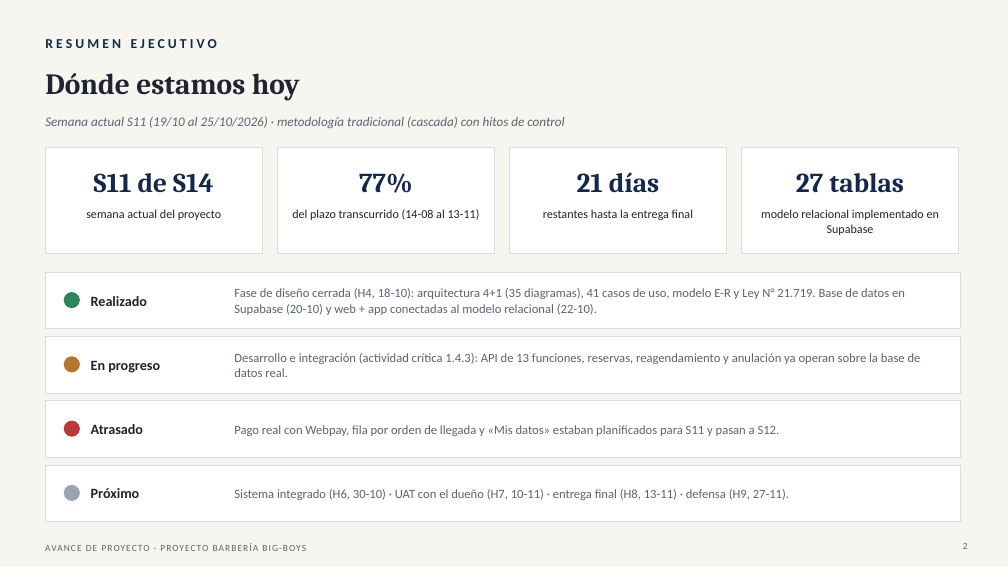
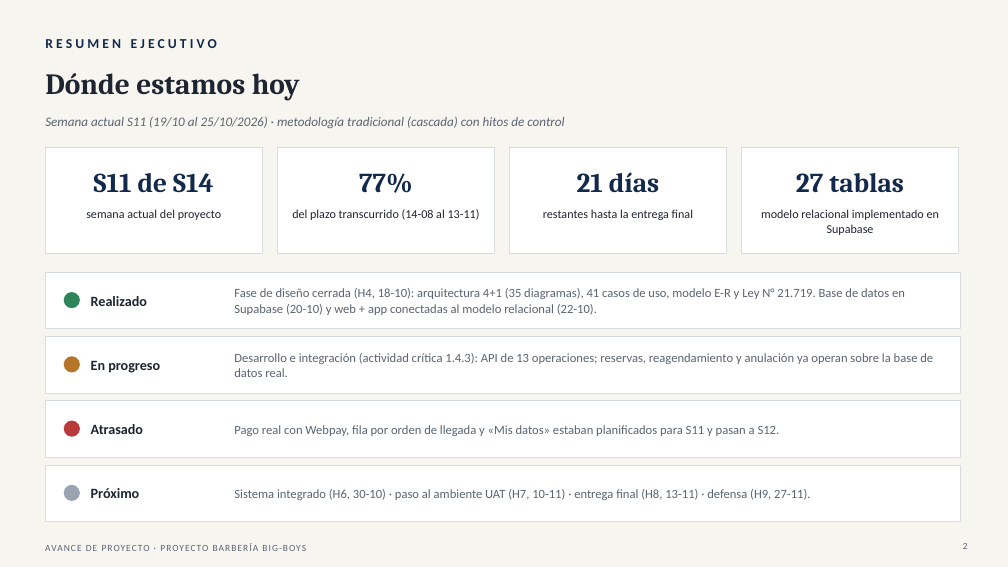
Before and after one commit to Yerko-Rosales/Proyecto_Barberia, a slide deck: slide 2 of Fase 2/Seguimiento semanal/Seguimiento_Roadmap_Proyecto_Barberia_22-10.pptx. Drawn at 1008x567 pixels with LibreOffice and Linux fonts; fonts in the diff are those of the drawing. Boxes give left, top, right and bottom in pixels: in the first picture for what was removed or moved away, otherwise in the second. Text is boxed around its words. In the diff, an @@ line names an element or a change of style, - is before the commit and + after.

```diff
--- a/Fase 2/Seguimiento semanal/Seguimiento_Roadmap_Proyecto_Barberia_22-10.pptx
+++ b/Fase 2/Seguimiento semanal/Seguimiento_Roadmap_Proyecto_Barberia_22-10.pptx
@@ text at <box>234,353,933,377</box>: text changed @@
-Desarrollo e integración (actividad crítica 1.4.3): API de 13 funciones, reservas, reagendamiento y anulación ya operan sobre la base de datos real.
+Desarrollo e integración (actividad crítica 1.4.3): API de 13 operaciones; reservas, reagendamiento y anulación ya operan sobre la base de datos real.
@@ text at <box>234,489,810,500</box>: text changed @@
-Sistema integrado (H6, 30-10) · UAT con el dueño (H7, 10-11) · entrega final (H8, 13-11) · defensa (H9, 27-11).
+Sistema integrado (H6, 30-10) · paso al ambiente UAT (H7, 10-11) · entrega final (H8, 13-11) · defensa (H9, 27-11).
```
Also in this commit, not shown: 8 other slides changed, 3 slides added, 1 other file.
